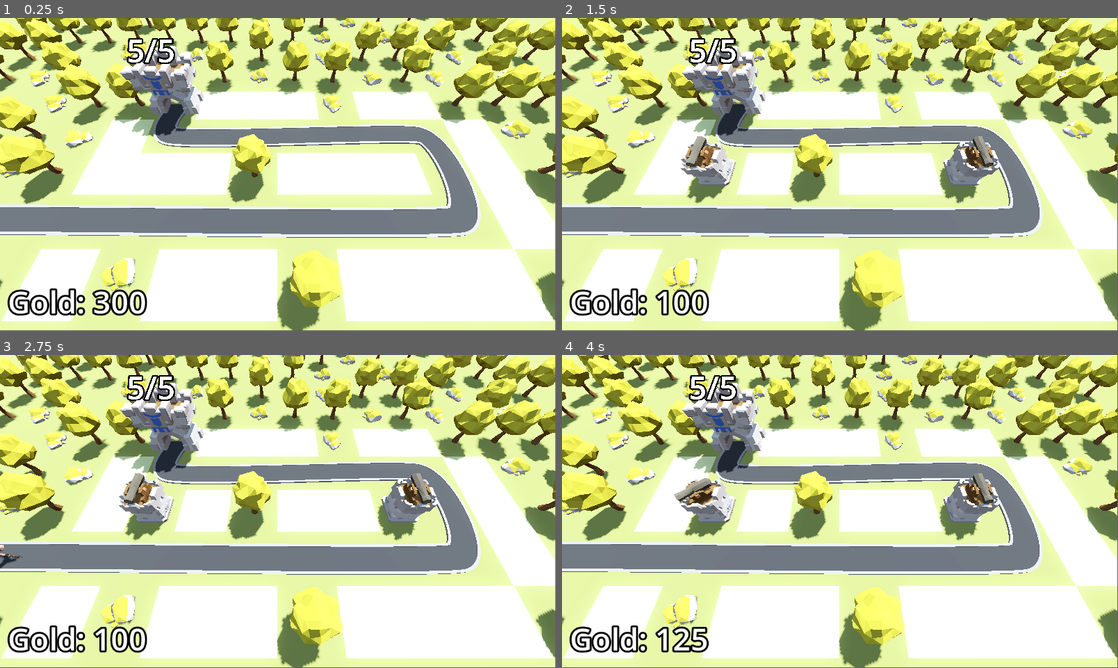
Above: before the commit, frames 1-4 (two rows, left to right).
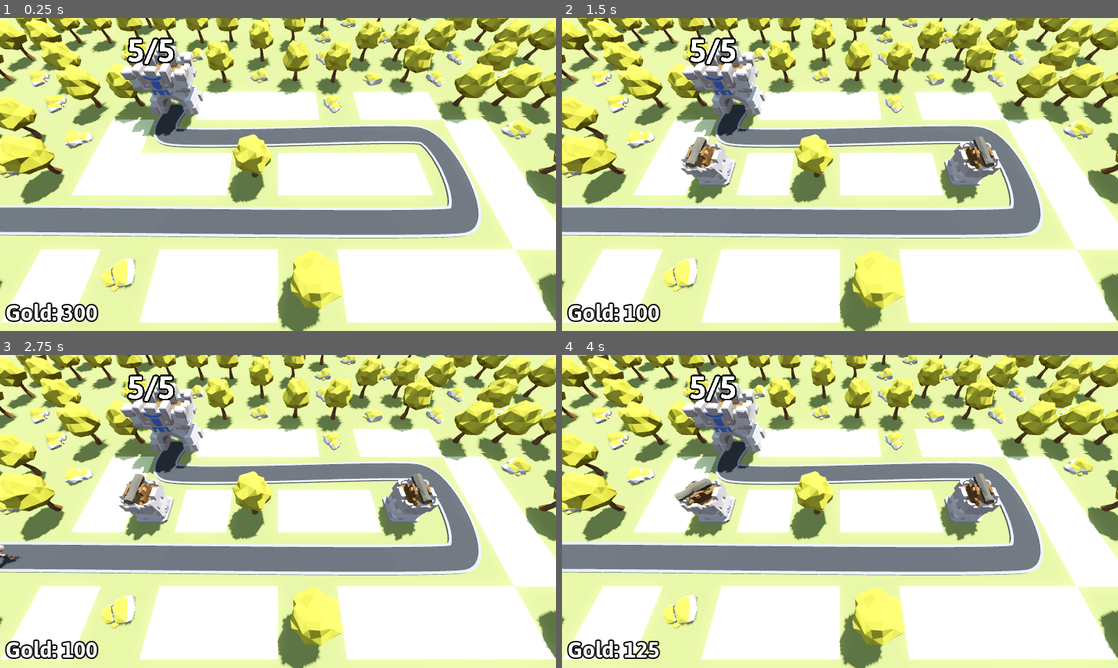
Above: after the commit, the same moments.

Repository: MateuszKosowski/Barbarian-Tower-Defense
Game: Godot game, scene res://Scenes/BaseLvl.tscn
The game is run twice, just before and just after one commit, with the same random seed, the same clock (stepped at 60 frames per second) and the same inputs.
Inputs (mouse positions are in pixels of both pictures, inside the frame that each line leads up to):
- Up to frame 1 (0.25 s): no input
- Up to frame 2 (1.5 s): tap Enter at 0.5 s; move the mouse to (962, 158) at 0.52 s; press the mouse at (962, 158) at 0.53 s; tap Space at 1.25 s; move the mouse to (728, 190) at 1.27 s; release the mouse at (728, 190) at 1.28 s; click (728, 190) at 1.35 s
- Up to frame 3 (2.75 s): tap Enter at 2 s; move the mouse to (333, 442) at 2.02 s; press the mouse at (333, 442) at 2.03 s
- Up to frame 4 (4 s): move the mouse to (812, 574) at 2.77 s; release the mouse at (812, 574) at 2.78 s; click (812, 574) at 2.85 s; move the mouse to (1006, 558) at 3.52 s; press the mouse at (1006, 558) at 3.53 s
The window is 799x449 before the commit and 800x450 after it. Grey fills any space a smaller window leaves; there, only what the larger window draws over its background counts as a difference.

The runs differ from the first frame. In frame 1, 7.6% of the frame differs, in the area x 0-100%, y 0-100%; in frame 2, 7.9%; in frame 3, 7.9%; in frame 4, 7.9%.

Commit message:
Add fonts, polish curves

Diff:
--- a/Scenes/Base/base.tscn
+++ b/Scenes/Base/base.tscn
@@ -1,6 +1,7 @@
-[gd_scene load_steps=3 format=3 uid="uid://coayh1fw170fb"]
+[gd_scene load_steps=4 format=3 uid="uid://coayh1fw170fb"]
 
 [ext_resource type="Script" path="res://Scenes/Base/base.gd" id="1_3ouqo"]
+[ext_resource type="FontFile" uid="uid://bkuhdsax8h8bv" path="res://Assets/Asap/static/Asap-Bold.ttf" id="2_7cvi2"]
 [ext_resource type="PackedScene" uid="uid://bxjrj1sbaunlr" path="res://Assets/Base.glb" id="2_frnxw"]
 
 [node name="Base" type="Node3D" groups=["base"]]
@@ -11,6 +12,7 @@
 transform = Transform3D(1, 0, 0, 0, 1, 0, 0, 0, 1, 0, 5.5, 0)
 billboard = 1
 text = "Placeholder text"
+font = ExtResource("2_7cvi2")
 font_size = 500
 outline_size = 100
 
--- a/Scenes/BaseLvl.tscn
+++ b/Scenes/BaseLvl.tscn
@@ -7,6 +7,7 @@
 [ext_resource type="Script" path="res://Scenes/EnemyPath.gd" id="3_t8ngk"]
 [ext_resource type="Script" path="res://Scenes/TurretManager.gd" id="5_tmalv"]
 [ext_resource type="PackedScene" uid="uid://3t68klkrfmgb" path="res://Scenes/Turret/turret.tscn" id="6_wbrk8"]
+[ext_resource type="FontFile" uid="uid://bkuhdsax8h8bv" path="res://Assets/Asap/static/Asap-Bold.ttf" id="8_q5wtl"]
 [ext_resource type="Script" path="res://Scenes/Bank.gd" id="8_ql678"]
 [ext_resource type="PackedScene" uid="uid://bp66dm2lnx7dc" path="res://Scenes/DifficultiManager/difficulti_manager.tscn" id="9_uhcod"]
 [ext_resource type="PackedScene" uid="uid://cklxvncil8pj6" path="res://Scenes/UI/victory_layer.tscn" id="10_1vl3d"]
@@ -36,6 +37,9 @@
 
 [sub_resource type="StandardMaterial3D" id="StandardMaterial3D_y7his"]
 albedo_color = Color(0.219501, 0.219501, 0.219501, 1)
+
+[sub_resource type="Theme" id="Theme_i6n7c"]
+default_font = ExtResource("8_q5wtl")
 
 [sub_resource type="LabelSettings" id="LabelSettings_8cdpw"]
 font_size = 64
@@ -144,6 +148,7 @@
 grow_horizontal = 2
 grow_vertical = 2
 mouse_filter = 2
+theme = SubResource("Theme_i6n7c")
 theme_override_constants/margin_left = 16
 theme_override_constants/margin_top = 16
 theme_override_constants/margin_right = 16
--- a/Scenes/UI/victory_layer.tscn
+++ b/Scenes/UI/victory_layer.tscn
@@ -1,7 +1,11 @@
-[gd_scene load_steps=4 format=3 uid="uid://cklxvncil8pj6"]
+[gd_scene load_steps=6 format=3 uid="uid://cklxvncil8pj6"]
 
 [ext_resource type="Script" path="res://Scenes/UI/victory_layer.gd" id="1_ybqhb"]
 [ext_resource type="Texture2D" uid="uid://dn3hxewmisyu2" path="res://Assets/star.png" id="2_gunbv"]
+[ext_resource type="FontFile" uid="uid://bkuhdsax8h8bv" path="res://Assets/Asap/static/Asap-Bold.ttf" id="2_u1pmc"]
+
+[sub_resource type="Theme" id="Theme_ixu3s"]
+default_font = ExtResource("2_u1pmc")
 
 [sub_resource type="LabelSettings" id="LabelSettings_2mox0"]
 font_size = 96
@@ -24,6 +28,7 @@
 anchor_bottom = 1.0
 grow_horizontal = 2
 grow_vertical = 2
+theme = SubResource("Theme_ixu3s")
 
 [node name="PanelContainer" type="PanelContainer" parent="CenterContainer"]
 custom_minimum_size = Vector2(400, 400)
@@ -91,6 +96,7 @@
 
 [node name="HBoxContainer" type="HBoxContainer" parent="CenterContainer/PanelContainer/VBoxContainer"]
 layout_mode = 2
+size_flags_vertical = 10
 
 [node name="RetryButton" type="Button" parent="CenterContainer/PanelContainer/VBoxContainer/HBoxContainer"]
 layout_mode = 2
--- a/project.godot
+++ b/project.godot
@@ -15,6 +15,12 @@
 config/features=PackedStringArray("4.2", "Forward Plus")
 config/icon="res://icon.svg"
 
+[display]
+
+window/size/viewport_width=1600
+window/size/viewport_height=900
+window/stretch/mode="canvas_items"
+
 [input]
 
 click={
@@ -22,3 +28,7 @@
 "events": [Object(InputEventMouseButton,"resource_local_to_scene":false,"resource_name":"","device":-1,"window_id":0,"a …(258 unchanged characters)…
 ]
 }
+
+[rendering]
+
+anti_aliasing/quality/msaa_3d=2
Binary file added: Assets/Asap/Asap-Italic-VariableFont_wdth,wght.ttf
Not shown, added: Assets/Asap/Asap-Italic-VariableFont_wdth,wght.ttf.import
Binary file added: Assets/Asap/Asap-VariableFont_wdth,wght.ttf
Not shown, added: Assets/Asap/Asap-VariableFont_wdth,wght.ttf.import
Not shown, added: Assets/Asap/OFL.txt
Not shown, added: Assets/Asap/README.txt
Binary file added: Assets/Asap/static/Asap-Black.ttf
Not shown, added: Assets/Asap/static/Asap-Black.ttf.import
Binary file added: Assets/Asap/static/Asap-BlackItalic.ttf
Not shown, added: Assets/Asap/static/Asap-BlackItalic.ttf.import
Binary file added: Assets/Asap/static/Asap-Bold.ttf
Not shown, added: Assets/Asap/static/Asap-Bold.ttf.import
(and 175 more such lines)
